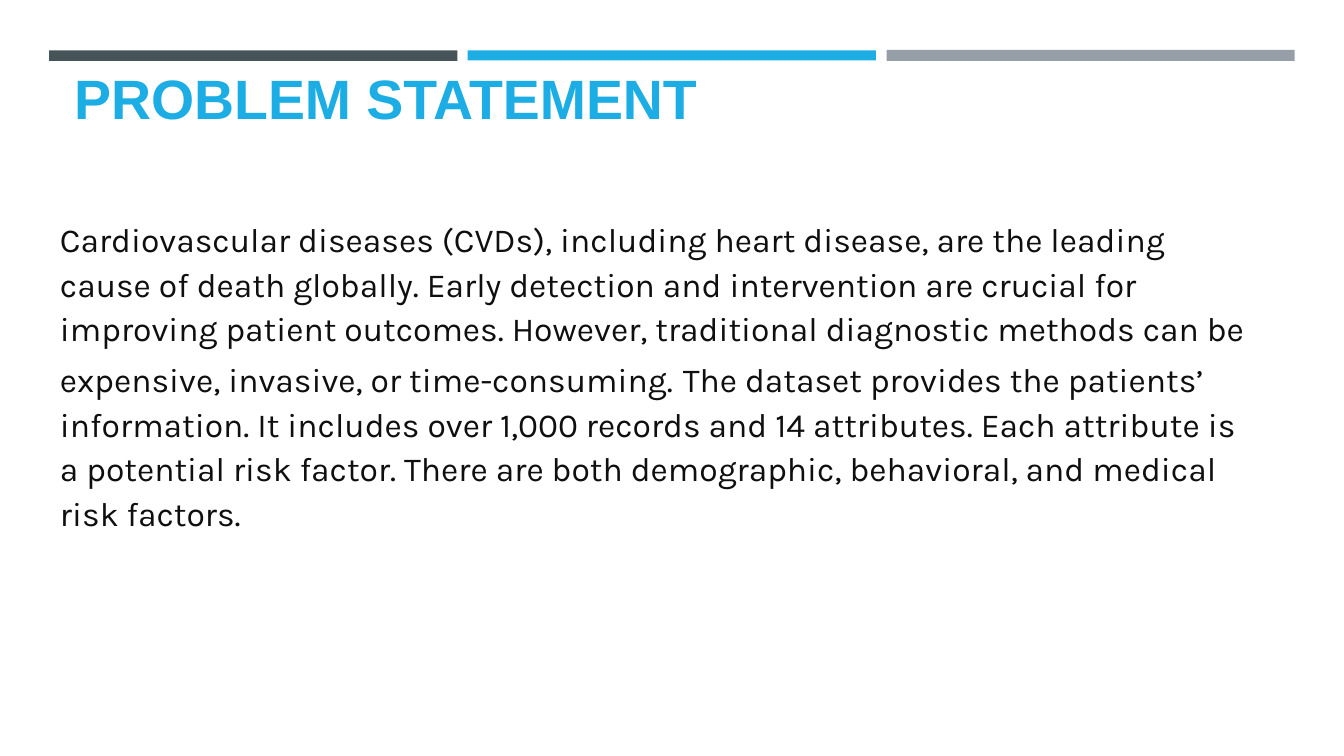
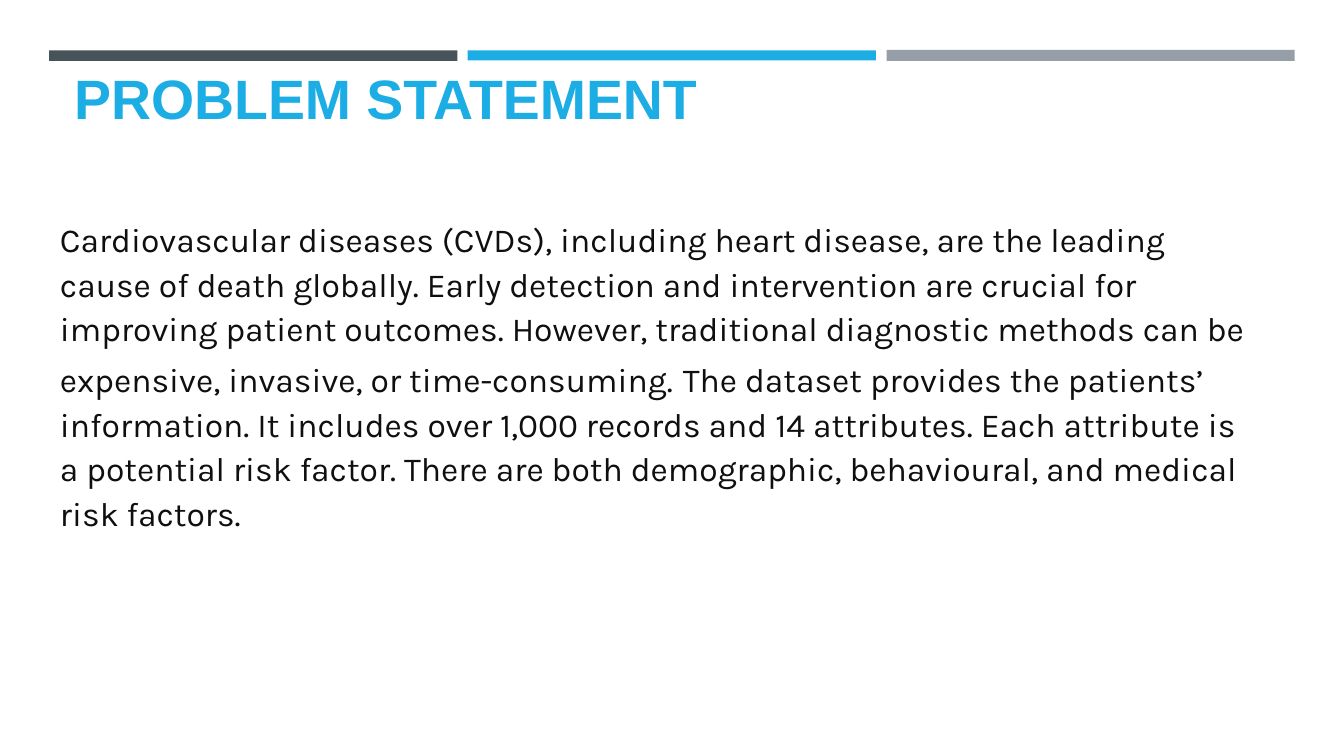
Before and after one commit to Swetankan/IBM-SkillsBuild-Edunet-Capstone-project, a slide deck: slide 3 of Capstone project by Swetankan on heart Disease prediction.pptx. Drawn at 1344x756 pixels with LibreOffice and Linux fonts; fonts in the diff are those of the drawing; background and template pictures are left out. Boxes give left, top, right and bottom in pixels: in the first picture for what was removed or moved away, otherwise in the second. Text is boxed around its words. In the diff, an @@ line names an element or a change of style, - is before the commit and + after.

```diff
--- a/Capstone project by Swetankan on heart Disease prediction.pptx
+++ b/Capstone project by Swetankan on heart Disease prediction.pptx
@@ text at [60, 227, 1244, 527]: text changed @@
-Cardiovascular diseases (CVDs), including heart disease, are the leading cause of death globally. Early detection and intervention are crucial for improving patient outcomes. However, traditional diagnostic methods can be expensive, invasive, or time-consuming. The dataset provides the patients’ information. It includes over 1,000 records and 14 attributes. Each attribute is a potential risk factor. There are both demographic, behavioral, and medical risk factors.
+Cardiovascular diseases (CVDs), including heart disease, are the leading cause of death globally. Early detection and intervention are crucial for improving patient outcomes. However, traditional diagnostic methods can be expensive, invasive, or time-consuming. The dataset provides the patients’ information. It includes over 1,000 records and 14 attributes. Each attribute is a potential risk factor. There are both demographic, behavioural, and medical risk factors.
```
